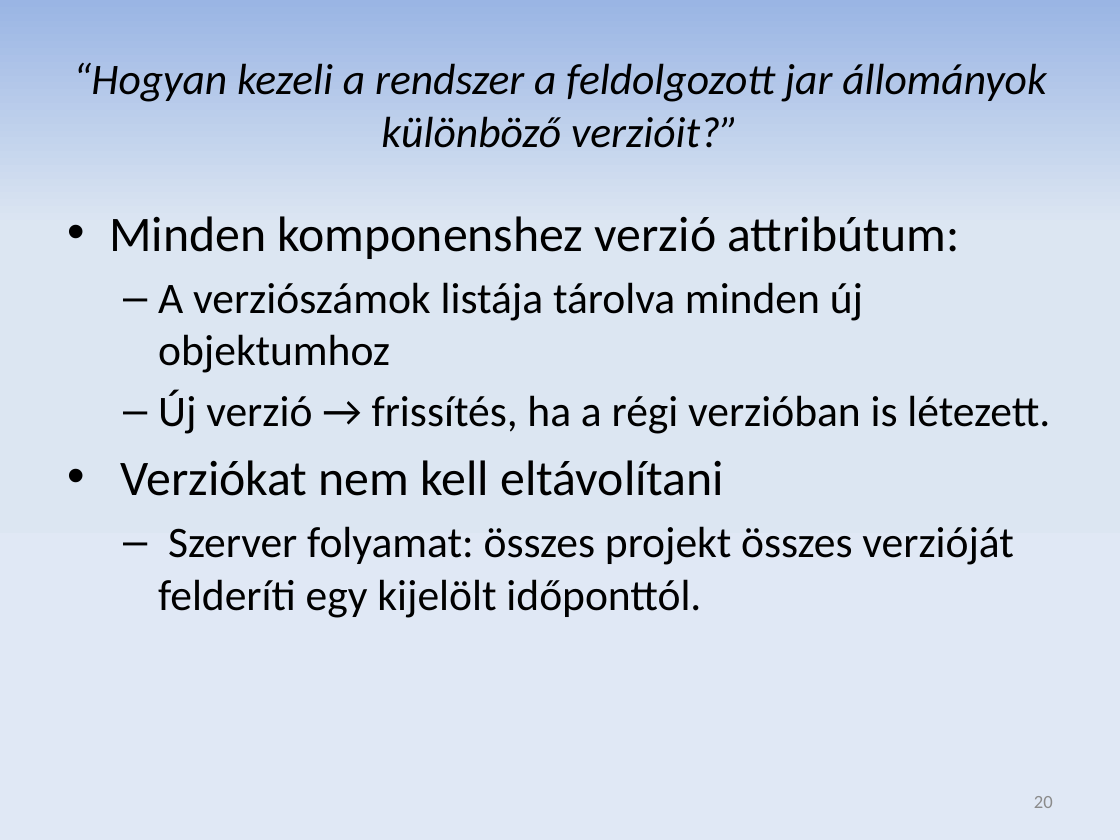
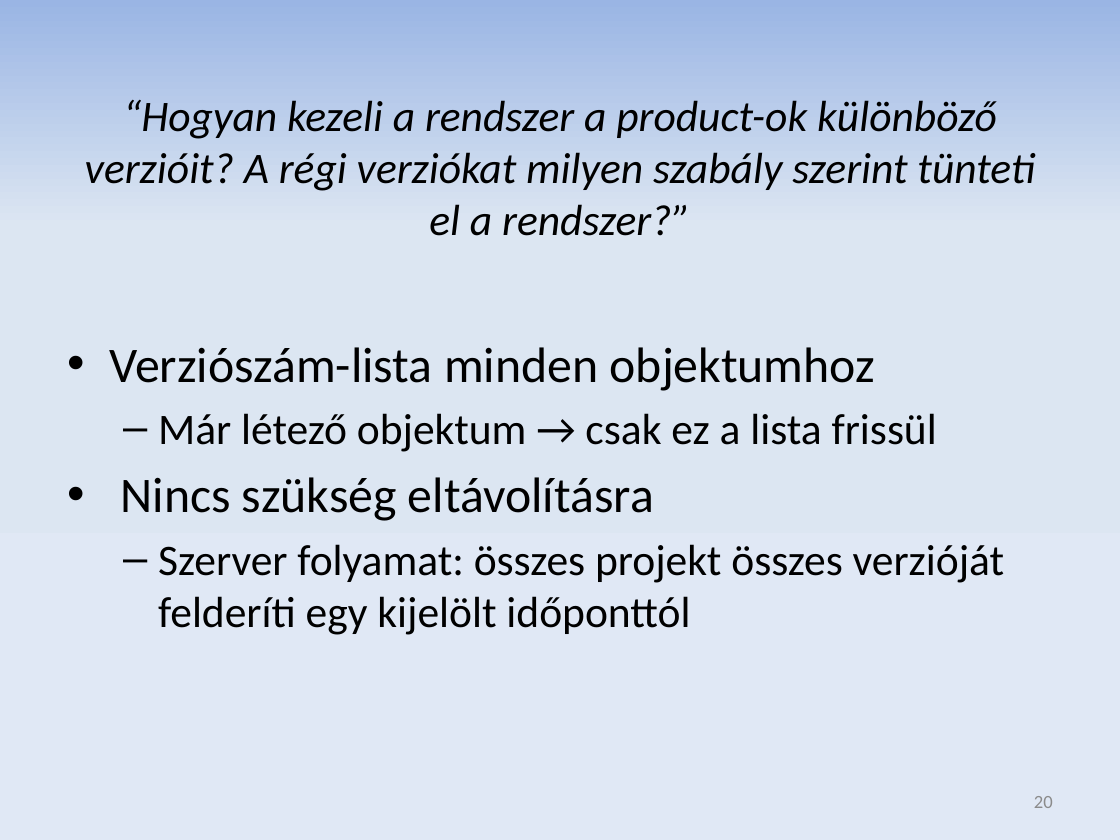
Before and after one commit to donat/incquery-deps, a slide deck: slide 20 of incquery-deps-thesis/presentation/zv_csikos_donat.pptx. Drawn at 1120x840 pixels with LibreOffice and Linux fonts; fonts in the diff are those of the drawing. Boxes give left, top, right and bottom in pixels: in the first picture for what was removed or moved away, otherwise in the second. Text is boxed around its words. In the diff, an @@ line names an element or a change of style, - is before the commit and + after.

Commit message:
Presentation practiced: typos, content fixed.

```diff
--- a/incquery-deps-thesis/presentation/zv_csikos_donat.pptx
+++ b/incquery-deps-thesis/presentation/zv_csikos_donat.pptx
@@ title at <box>85,100,1035,236</box>: text changed @@
-“Hogyan kezeli a rendszer a feldolgozott jar állományok különböző verzióit?”
+“Hogyan kezeli a rendszer a product-ok különböző verzióit? A régi verziókat milyen szabály szerint tünteti el a rendszer?”
@@ text at <box>109,347,1004,635</box>: text changed @@
-• Minden komponenshez verzió attribútum:
-  – A verziószámok listája tárolva minden új objektumhoz
-  – Új verzió → frissítés, ha a régi verzióban is létezett.
-• Verziókat nem kell eltávolítani
-  – Szerver folyamat: összes projekt összes verzióját felderíti egy kijelölt időponttól.
+• Verziószám-lista minden objektumhoz
+  – Már létező objektum → csak ez a lista frissül
+• Nincs szükség eltávolításra
+  – Szerver folyamat: összes projekt összes verzióját felderíti egy kijelölt időponttól
```
Also in this commit, not shown: 8 other slides changed.
